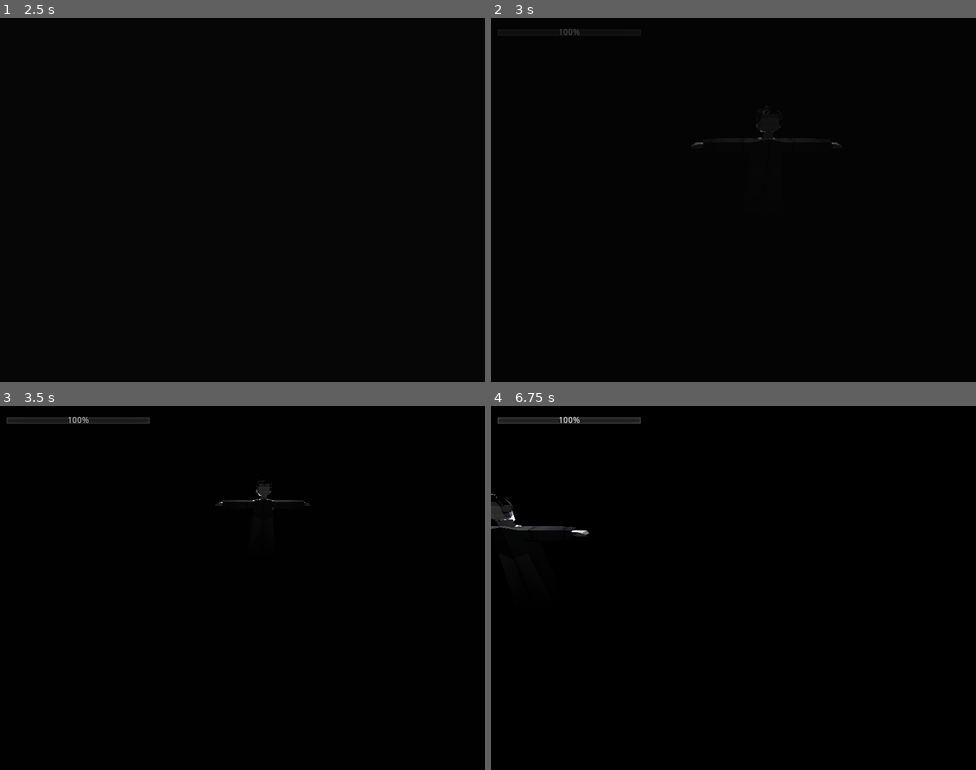
Above: before the commit, frames 1-4 (two rows, left to right).
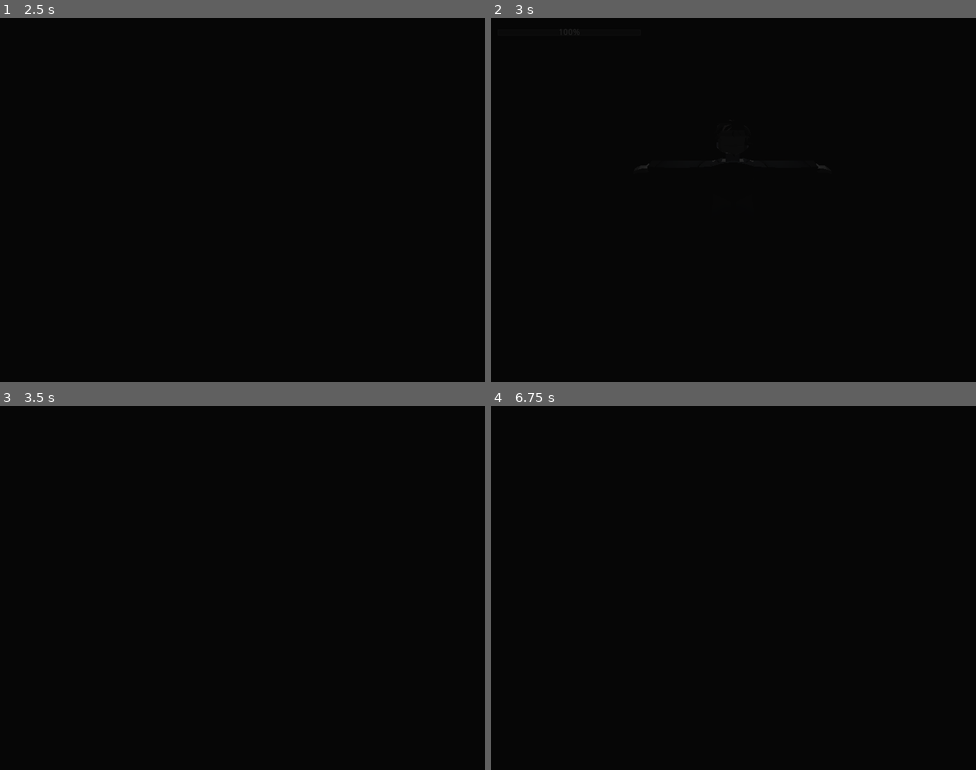
Above: after the commit, the same moments.

Repository: DiegoG784/SPiRiTUally
Game: Godot game, scene res://managers/scene_manager/scene_manager.tscn
The game is run twice, just before and just after one commit, with the same random seed, the same clock (stepped at 60 frames per second) and the same inputs. Sound files missing from this copy of the repository are replaced by a short silence.
Inputs:
- Up to frame 1 (2.5 s): tap Enter at 0.5 s; hold D (walk_right) 0.53-1.28 s; hold F (interact) 0.53-1.28 s; hold S (walk_backward) 1.28-2.03 s; tap F (interact) at 1.35 s; hold D (walk_right) from 2.03 s (still down); hold F (interact) from 2.03 s (still down)
- Up to frame 2 (3 s): tap Space at 2.75 s; release D (walk_right) at 2.78 s; release F (interact) at 2.78 s; hold W (walk_forward) from 2.78 s (still down); tap F (interact) at 2.85 s
- Up to frame 3 (3.5 s): keep holding W (walk_forward)
- Up to frame 4 (6.75 s): release W (walk_forward) at 3.53 s; hold F (interact) 3.53-4.28 s; hold A (walk_left) 3.53-5.03 s; tap F (interact) at 4.35, 5.85 s; hold S (walk_backward) 5.03-5.78 s; hold F (interact) 5.03-5.78 s; tap Enter at 5.75 s; hold D (walk_right) 5.78-6.53 s; hold W (walk_forward) from 6.53 s (still down); hold F (interact) from 6.53 s (still down)

Frame 1 is identical in both runs. In frame 2, 0.1% of the frame differs, in the area x 14-73%, y 3-42%; in frame 3, 0.4%; in frame 4, 0.9%, in the area x 0-31%, y 3-36%.

Commit message:
Desenvolvimento inicial da introdução do jogo

Diff:
--- /dev/null
+++ b/entities/dialogues/main_game/introduction/not_opening_door.json
@@ -0,0 +1,8 @@
+[
+    {
+        "dialogue_id": 0,
+        "dialogue_texts":[
+            ["none", "character_expression?", "Você não vai abrir a porta?"]
+        ]
+    }
+]
--- a/managers/scene_manager/scene_manager.gd
+++ b/managers/scene_manager/scene_manager.gd
@@ -4,6 +4,8 @@
 onready var current_scene_node = get_node("current_scene")
 
 var current_camera
+var transition_overlay_node = preload("res://gui/scene/scene_transition_black.tscn")
+
 
 func _ready():
 	Game.set_scene_manager(self)
@@ -15,25 +17,33 @@
 func change_scene(scene_file):
 	current_camera = null
 	var next_scene = scene_file.instance()
-	var transition = preload("res://gui/scene/scene_transition_black.tscn").instance()
+	var transition_overlay = transition_overlay_node.instance()
 
-	gui.add_child(transition)
-	transition.fade_in()
+	gui.add_child(transition_overlay)
+	transition_overlay.fade_in()
 
-	yield(transition.animation, "animation_finished")
+	yield(transition_overlay.animation, "animation_finished")
 
 	Game.current_scene.queue_free()
 	current_scene_node.add_child(next_scene)
 
 	yield(get_tree(), "idle_frame")
 	yield(get_tree().create_timer(0.3), "timeout")
-	transition.fade_out()
+	transition_overlay.fade_out()
 	set_current_camera(get_viewport().get_camera())
 #	print(current_camera)
-	yield(transition.animation, "animation_finished")
+	yield(transition_overlay.animation, "animation_finished")
+	transition_overlay.queue_free()
 
 func set_current_camera(camera):
 	current_camera = camera
 
 func get_current_camera():
 	return current_camera
+
+func fade_in_screen():
+	var transition = transition_overlay_node.instance()
+
+
+func fade_out_screen():
+	pass
--- a/rooms/main_game/introduction.tscn
+++ b/rooms/main_game/introduction.tscn
@@ -1,17 +1,45 @@
-[gd_scene load_steps=5 format=2]
+[gd_scene load_steps=6 format=2]
 
-[ext_resource path="res://managers/scene_manager/game_scene_manager.gd" type="Script" id=1]
+[ext_resource path="res://entities/base/components/scene/interacteable_area.gd" type="Script" id=1]
 [ext_resource path="res://database/player.tscn" type="PackedScene" id=2]
-[ext_resource path="res://assets/audio/musics/music_test.ogg" type="AudioStream" id=3]
+
+[sub_resource type="GDScript" id=2]
+resource_name = "introduction_scene"
+script/source = "extends GameScene
+
+var intro_dialogue
+var transition = preload(\"res://gui/scene/scene_transition_black.tscn\").instance()
+
+onready var timer = get_node(\"Timer\")
+
+func _ready():
+	add_child(transition)
+	Game.lock_player_input()
+	transition.fade_in()
+	timer.start()
+
+func _process(delta):
+	pass
+
+
+func timer_timeout():
+	intro_dialogue = Dialogue.start_dialogue(\"main_game/introduction/not_opening_door\")
+	intro_dialogue.connect(\"dialogue_finished\", self, \"dialogue_finished\")
+
+func dialogue_finished():
+	transition.fade_out()
+	print(\"deletado\")
+	Game.unlock_player_input()
+"
 
 [sub_resource type="Environment" id=1]
 background_mode = 1
 
+[sub_resource type="BoxShape" id=3]
+extents = Vector3( 4.29638, 1, 1 )
+
 [node name="intro" type="Spatial"]
-script = ExtResource( 1 )
-music = ExtResource( 3 )
-mute_music_when_entering = true
-show_room_name = false
+script = SubResource( 2 )
 
 [node name="player" parent="." instance=ExtResource( 2 )]
 transform = Transform( 1, 0, 0, 0, 1, 0, 0, 0, 1, 0, 0.249182, 0 )
@@ -27,3 +55,21 @@
 [node name="Camera" type="Camera" parent="."]
 transform = Transform( 1, 0, 0, 0, 0.88792, 0.459998, 0, -0.459998, 0.88792, 0, 10.0936, 9.28199 )
 current = true
+
+[node name="Timer" type="Timer" parent="."]
+wait_time = 4.0
+one_shot = true
+
+[node name="InteracteableArea" type="Area" parent="."]
+transform = Transform( 1, 0, 0, 0, 1, 0, 0, 0, 1, 0, 0, -63.717 )
+script = ExtResource( 1 )
+
+[node name="CollisionShape" type="CollisionShape" parent="InteracteableArea"]
+shape = SubResource( 3 )
+
+[node name="CSGBox" type="CSGBox" parent="."]
+transform = Transform( 1, 0, 0, 0, 1, 0, 0, 0, 1, 0, 5.08258, -65.9441 )
+width = 6.22619
+height = 11.7592
+
+[connection signal="timeout" from="Timer" to="." method="timer_timeout"]
